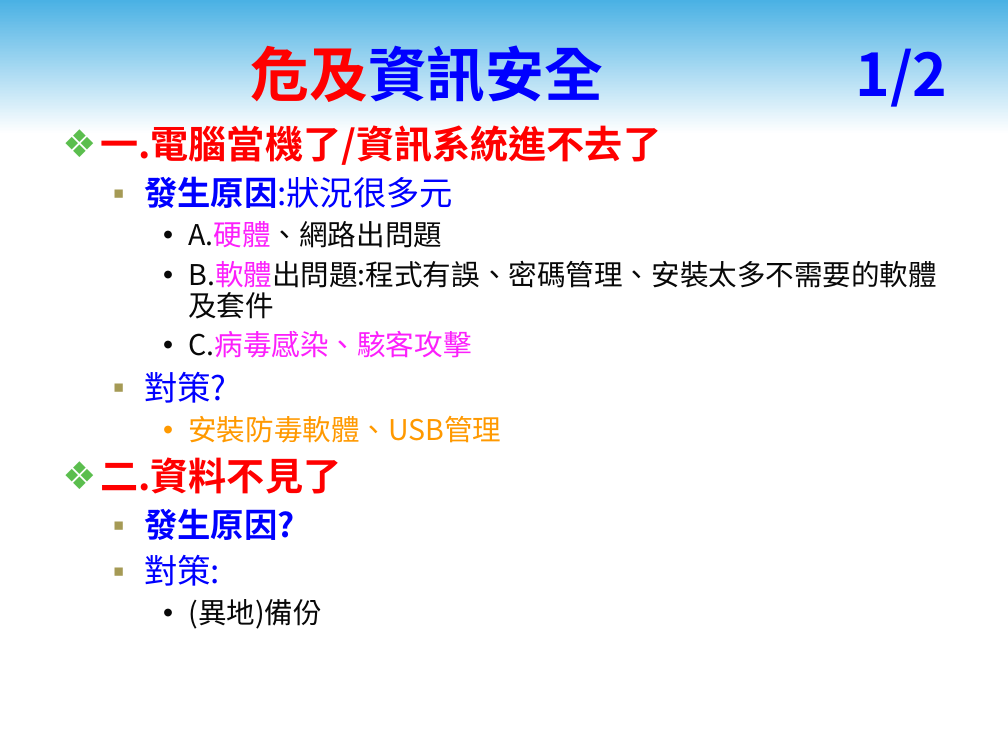
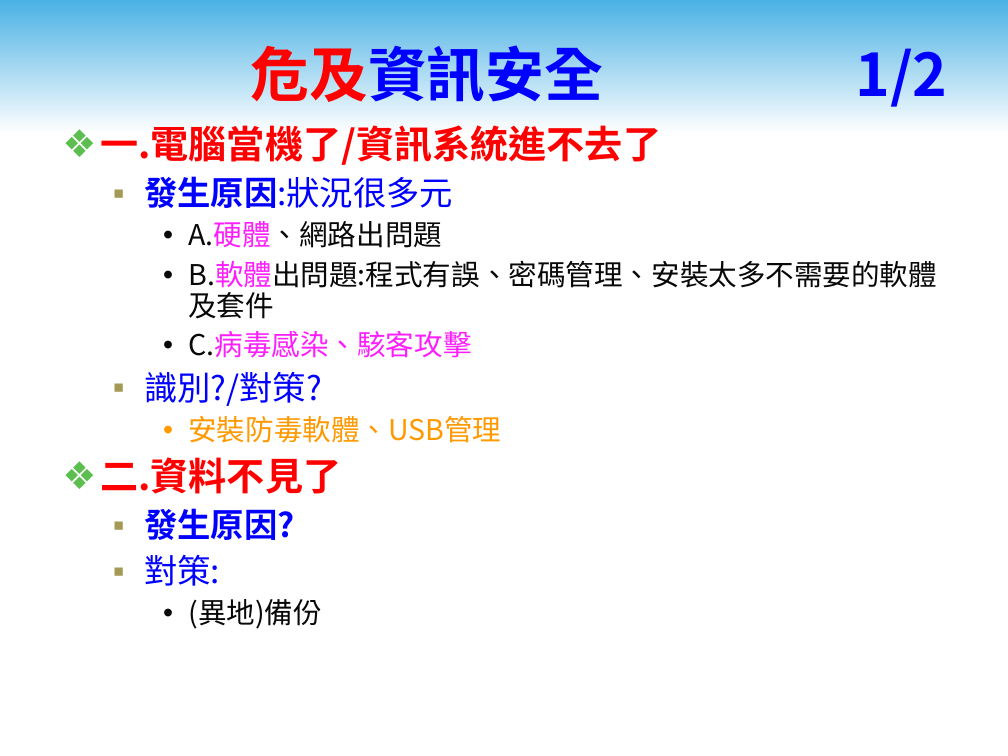
Before and after one commit to chih-chengwu/Information-Security-Markdown, a slide deck: slide 3 of 1-4.上課前聊-資訊安全_Overview_Concept.ppt. Drawn at 1008x756 pixels with LibreOffice and Linux fonts; fonts in the diff are those of the drawing; background and template pictures are left out. Boxes give left, top, right and bottom in pixels: in the first picture for what was removed or moved away, otherwise in the second. Text is boxed around its words. In the diff, an @@ line names an element or a change of style, - is before the commit and + after.

```diff
--- a/1-4.上課前聊-資訊安全_Overview_Concept.ppt
+++ b/1-4.上課前聊-資訊安全_Overview_Concept.ppt
@@ text at (144, 372, 322, 406): text changed @@
-  ▪ 對策?
+  ▪ 識別?/對策?
```
Also in this commit, not shown: 2 other slides changed, 4 other files.
